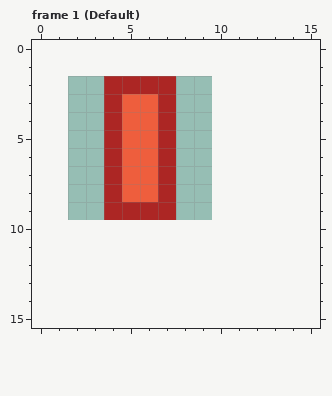
Pixel-art file, stored at Assets/Weapons/BlasterBeam.aseprite. Above is the file before it was changed.
8x8 pixels, 3 frames. Shown: frame 1 (Default). The old version is drawn lined up with the new one, on the new canvas. The commit also changed other frames, which this record leaves out.
The same view after the edit:
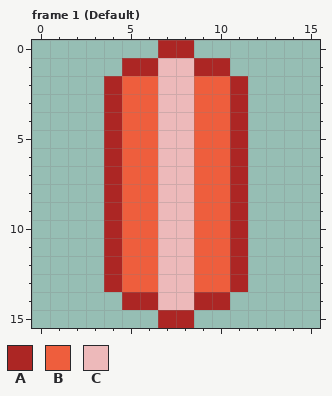
Palette (. is transparent): A #ac2624  B #ee5e3d  C #edb9ba
Change:
canvas 8x8 -> 16x16, the old top-left corner now at 2,2
Frame 1 (Default):
The author put colour A in row 0 at x 7 to 8; in row 1 at x 5 to 6 and 9 to 10; in rows 2 to 9 at x 11; in rows 10 to 13 at x 4 and 11; in row 14 at x 5 to 6 and 9 to 10; in row 15 at x 7 to 8.
The author put colour B in rows 2 to 9 at x 9 to 10; in rows 10 to 13 at x 5 to 6 and 9 to 10.
Colour A becomes colour B in row 2 at x 5 to 6; in row 9 at x 5 to 6.
The author put colour C in row 1 at x 7 to 8; in rows 2 to 9 at x 8; in rows 10 to 14 at x 7 to 8.
Colour A becomes colour C in rows 2 to 9 at x 7.
Changed places in both pictures, as pixel boxes (x1, y1, x2, y2):
changed: (104, 40, 248, 328)
